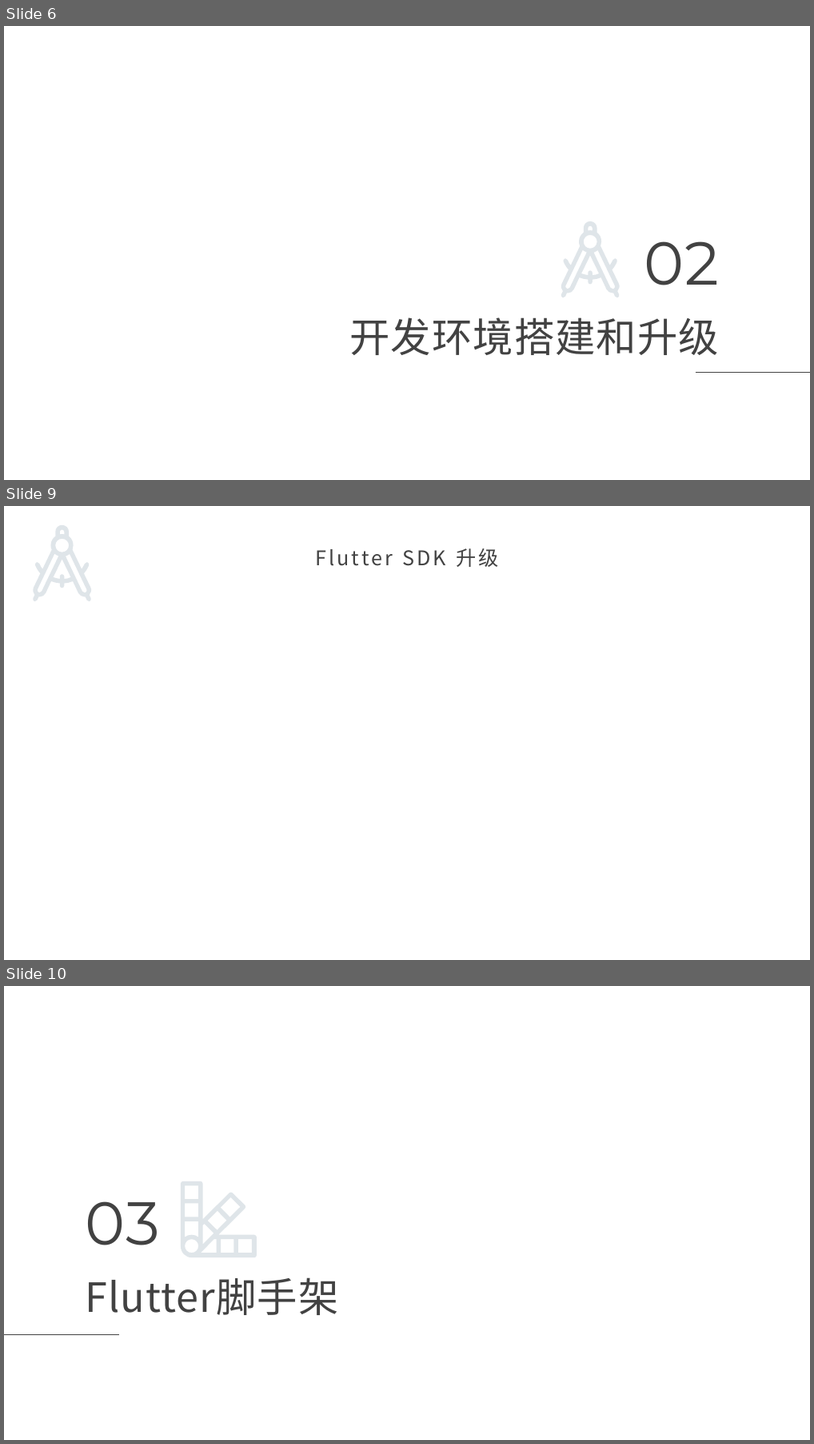
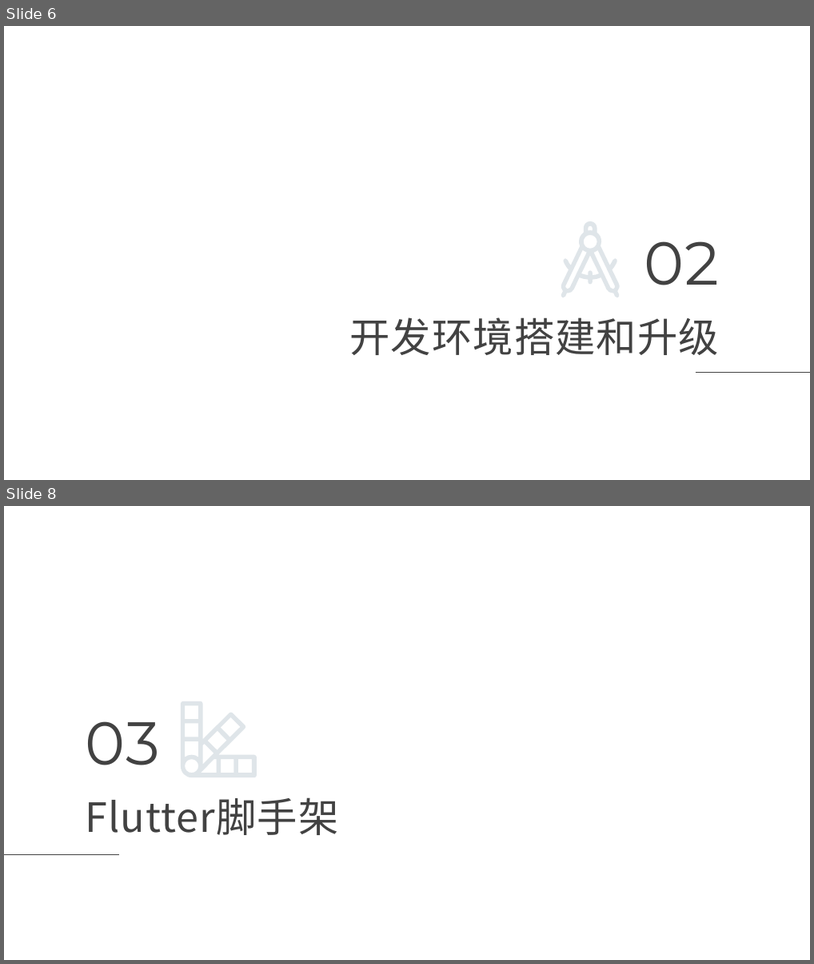
Before and after one commit to maosong-pactera/training-flutter, a slide deck: 移动端Flutter_第1课_如何开始工作？.pptx. Shown one above the other, each under a label of ours: slides 6, 9 and 10 before the commit, slides 6 and 8 after it; the slides between them are not shown. The pictures are 814x1444 and 814x964 pixels, drawn with LibreOffice and Linux fonts; fonts in the diff are those of the drawing; background and template pictures are left out. Boxes give left, top, right and bottom in pixels: in the first picture for what was removed or moved away, otherwise in the second. Text is boxed around its words. In the diff, an @@ line names an element or a change of style, - is before the commit and + after.

Commit message:
开发环境搭建和升级连接到github pages

```diff
--- a/移动端Flutter_第1课_如何开始工作？.pptx
+++ b/移动端Flutter_第1课_如何开始工作？.pptx
@@ slide 9 removed at (4,506,810,960), background picture (left out) @@
@@ freeform shape removed at (33,524,92,601) @@
@@ title removed at (315,548,499,567) @@
-Flutter SDK 升级
@@ what was slide 10 is now slide 8 @@
```
Also in this commit, not shown: 1 slide added, 2 other slides removed.
